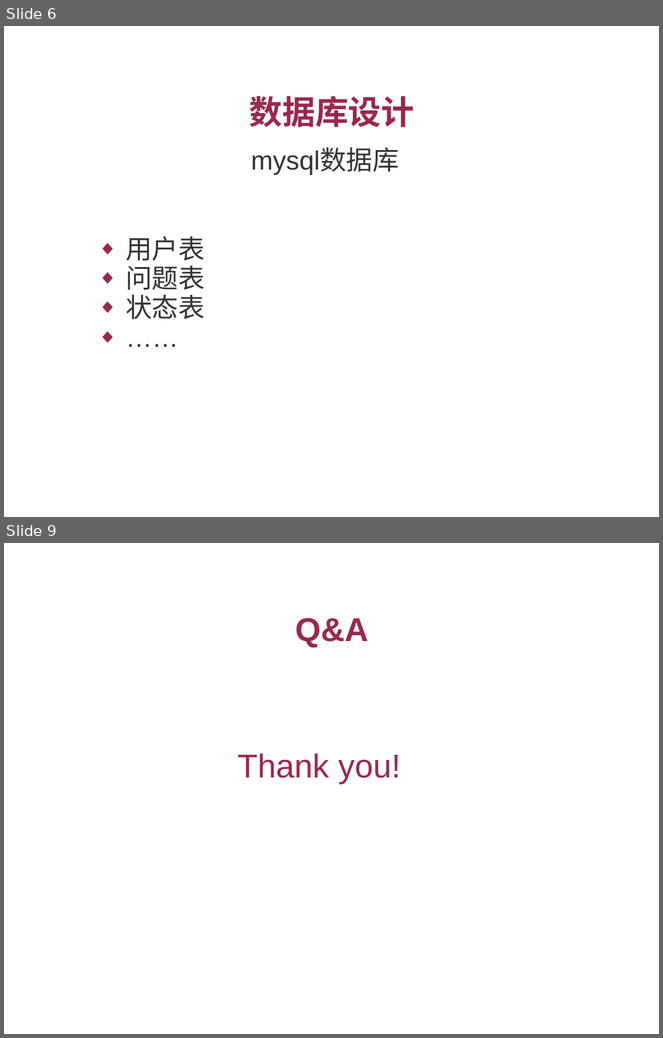
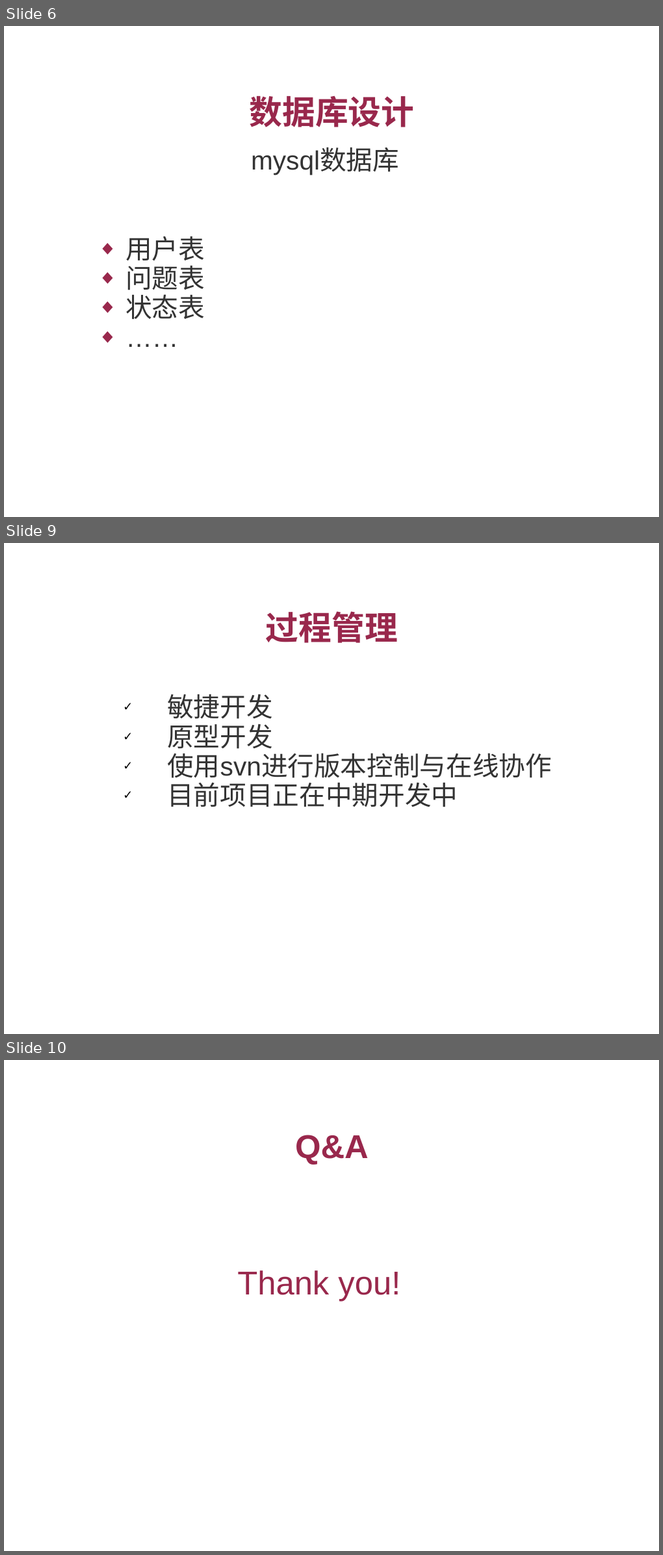
Before and after one commit to 1e0ng/soj-legacy, a slide deck: doc/SOJPresentation.ppt. Shown one above the other, each under a label of ours: slides 6 and 9 before the commit, slides 6, 9 and 10 after it; the slides between them are not shown. The pictures are 663x1038 and 663x1555 pixels, drawn with LibreOffice and Linux fonts; fonts in the diff are those of the drawing; background and template pictures are left out. Boxes give left, top, right and bottom in pixels: in the first picture for what was removed or moved away, otherwise in the second. Text is boxed around its words. In the diff, an @@ line names an element or a change of style, - is before the commit and + after.

```diff
--- a/doc/SOJPresentation.ppt
+++ b/doc/SOJPresentation.ppt
@@ slide 9 added at [4,543,659,1034], background picture (left out) @@
@@ title added at [266,611,398,643], 40 pt, text #99284C, bold @@
+过程管理
@@ text added at [167,694,552,808], 32 pt, text #333333 @@
+✓ 敏捷开发
+✓ 原型开发
+✓ 使用svn进行版本控制与在线协作
+✓ 目前项目正在中期开发中
@@ what was slide 9 is now slide 10 @@
```
Also in this commit, not shown: 3 slides changed.
